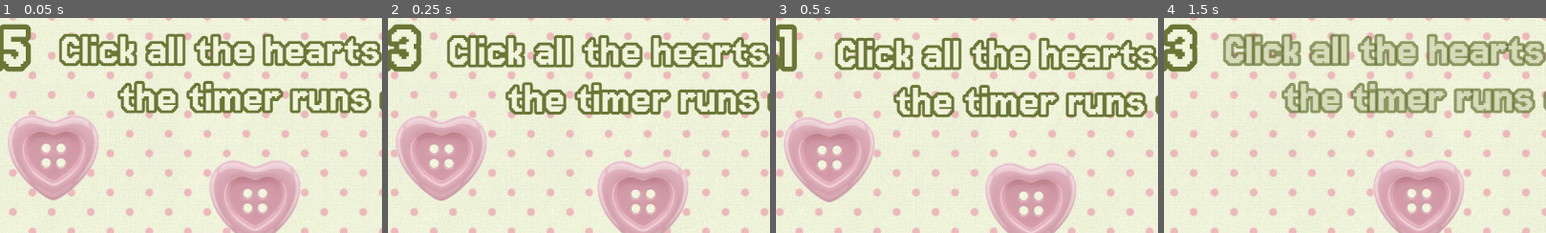
Above: before the commit, frames 1-4 (left to right).
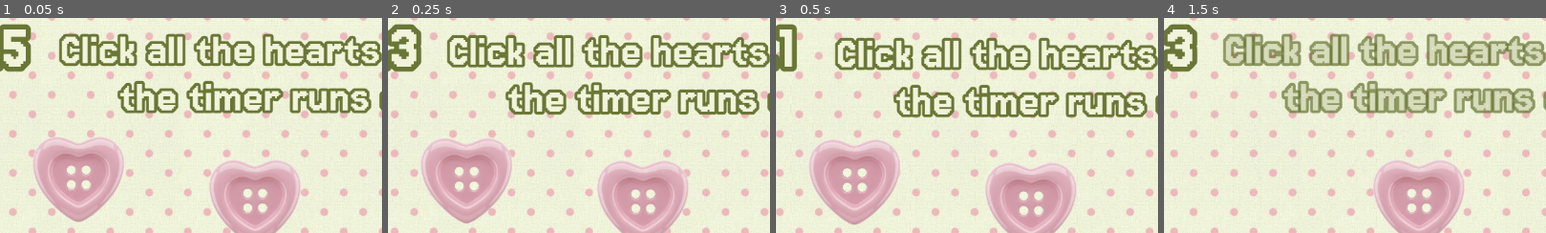
Above: after the commit, the same moments.

Repository: OhKay404/MadMiffy
Game: Godot game, scene res://Scenes/minigame_2.tscn
Two runs of this game, one before a commit and one after it. Both use one fixed random seed, a clock stepped at 60 frames per second and the inputs below. This scene is started directly instead of the project's main scene.
Inputs (mouse positions are % of the whole screen's width and height, from its top left; square brackets give the same spot before the commit, where the layout moved):
- Up to frame 1 (0.05 s): no input
- Up to frame 2 (0.25 s): no input
- Up to frame 3 (0.5 s): no input
- Up to frame 4 (1.5 s): click (18, 41) [15, 35] at 0.5 s; tap Enter (ui_accept) at 1.25 s; move the mouse to (20, 98) at 1.27 s; hold Right (ui_right) from 1.28 s (still down); tap A (a_key) at 1.35 s
The pictures show only the part of the screen within x 8-58%, y 2-52%; the shares and areas given below are measured in that part.

The runs differ from the first frame. In frame 1, 8.2% of the frame differs, in the area x 2-33%, y 45-96%; in frame 2, 8.3%; in frame 3, 8.2%; in frame 4, nothing differs.

Commit message:
Add hover state using tweens for button1 in minigame_2

Diff:
--- a/Scenes/minigame_2.tscn
+++ b/Scenes/minigame_2.tscn
@@ -357,6 +357,7 @@
 offset_right = 320.0
 offset_bottom = 365.0
 scale = Vector2(0.657582, 0.657582)
+pivot_offset = Vector2(111.013, 97.4726)
 mouse_default_cursor_shape = 2
 texture_normal = ExtResource("2_rfxq2")
 script = ExtResource("3_mmgun")
@@ -427,6 +428,7 @@
 }
 autoplay = "Floating_Buttons"
 
+[connection signal="mouse_entered" from="Button_1" to="Button_1" method="_on_mouse_entered"]
 [connection signal="pressed" from="Button_1" to="Button_1" method="_on_pressed"]
 [connection signal="pressed" from="Button_2" to="Button_2" method="_on_pressed"]
 [connection signal="pressed" from="Button_3" to="Button_3" method="_on_pressed"]
--- a/Scripts/SceneScripts/settings_scene.gd
+++ b/Scripts/SceneScripts/settings_scene.gd
@@ -6,7 +6,10 @@
 	$VolumeAdjust.value = MusicManager.music_volume
 	$ToggleVolume.button_pressed = MusicManager.music_enabled
 	if MusicManager.music_enabled:
+		$VolumeOnText.text = "On"
 		MusicManager.play_song(MusicManager.title)
+	else:
+		$VolumeOnText.text = "Off"
 
 # Called every frame. 'delta' is the elapsed time since the previous frame.
 func _process(delta: float) -> void:
--- a/Scripts/heart_buttons.gd
+++ b/Scripts/heart_buttons.gd
@@ -1,6 +1,17 @@
 extends TextureButton
+
+var tween:Tween
 @onready var parent:Node2D = $".."
 
 func _on_pressed() -> void: #YOU NEED TO CONNECT THIS SIGNAL FROM THE TAB NEXT TO INSPECTOR!!
 	hide()
 	parent.buttons_pressed += 1
+
+
+
+func _on_mouse_entered() -> void:
+	if tween:tween.kill()
+	tween = create_tween()
+	tween.set_ease(Tween.EASE_OUT)
+	tween.set_trans(Tween.TRANS_CIRC)
+	tween.tween_property(self, "scale", Vector2(0.69, 0.69), 0.1)
--- a/Scripts/music_manager.gd
+++ b/Scripts/music_manager.gd
@@ -26,16 +26,21 @@
 	if !music_enabled:
 		pause()
 		return
-	if music_enabled:
-		if stream != song:
+
+	if stream != song:
 			stream = song
+			stream_paused = false
 			play(time)
+	elif stream_paused:
+		resume()
 
 
 func toggle_music(toggled_on : bool):
 	music_enabled = toggled_on
 	if music_enabled:
 		resume()
+		if !playing:
+			play_song(title)
 	else:
 		pause()
 
